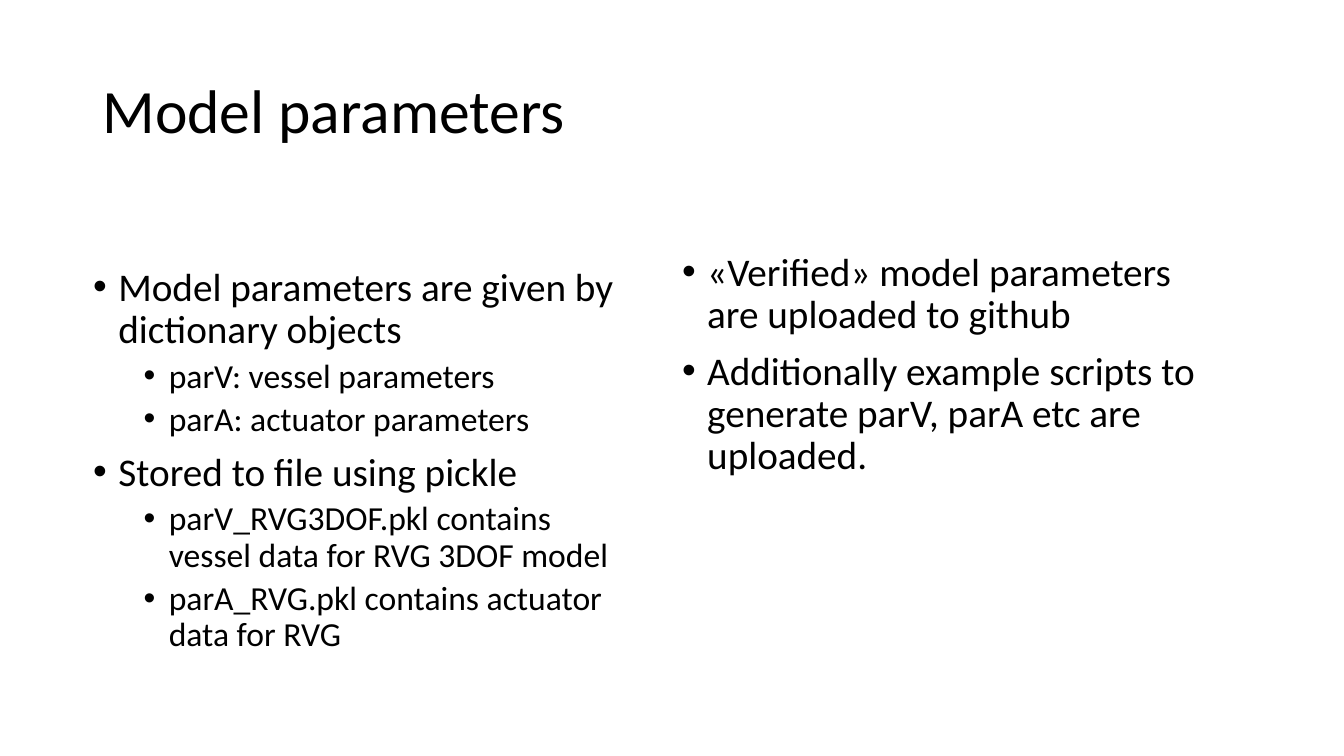
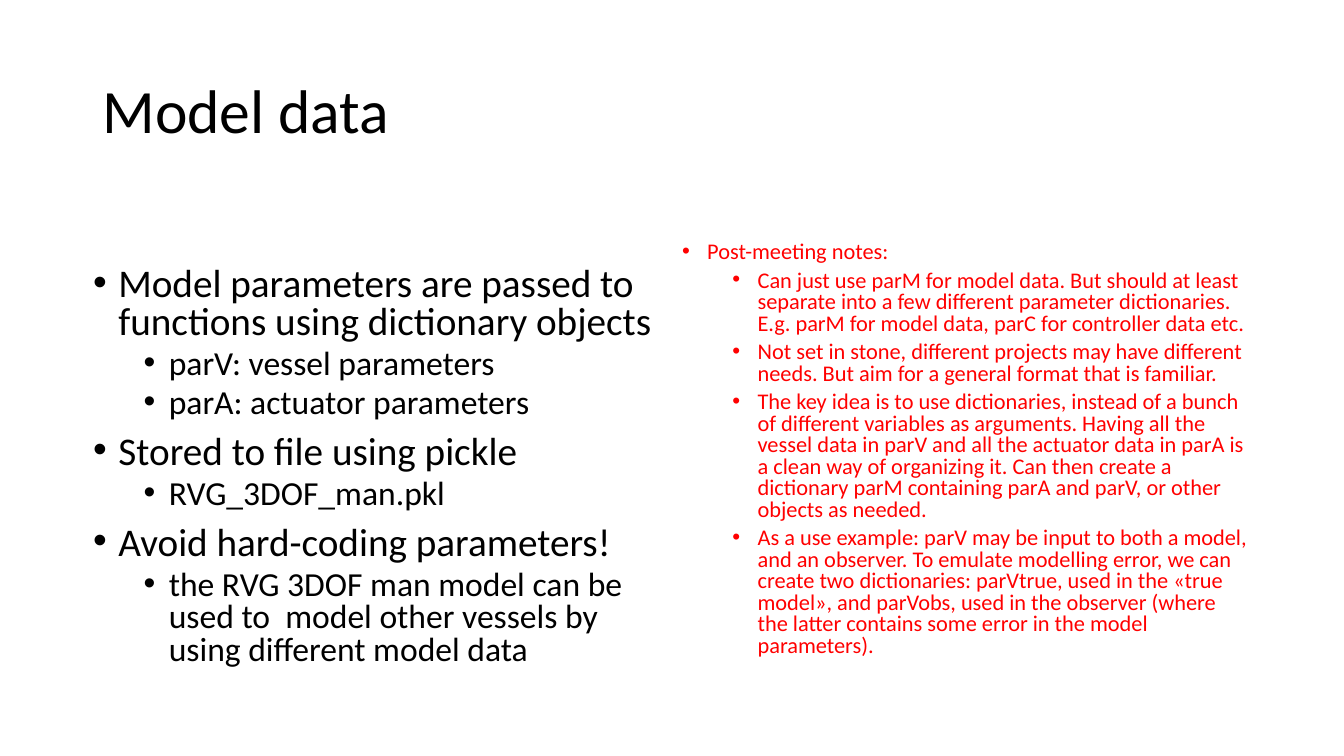
Before and after one commit to NTNU-MCS/MCSim_python, a slide deck: slide 8 of Documentation/Mcsim Python toolbox.pptx (slide 7 before the commit). Drawn at 1344x756 pixels with LibreOffice and Linux fonts; fonts in the diff are those of the drawing. Boxes give left, top, right and bottom in pixels: in the first picture for what was removed or moved away, otherwise in the second. Text is boxed around its words. In the diff, an @@ line names an element or a change of style, - is before the commit and + after.

```diff
--- a/Documentation/Mcsim Python toolbox.pptx
+++ b/Documentation/Mcsim Python toolbox.pptx
@@ title at [102, 90, 390, 134]: text changed @@
-Model parameters
+Model data
@@ text at [118, 269, 651, 342]: text changed @@
-• Model parameters are given by dictionary objects
+• Model parameters are passed to functions using dictionary objects
@@ text removed at [707, 258, 1194, 476] @@
-• «Verified» model parameters are uploaded to github
-• Additionally example scripts to generate parV, parA etc are uploaded.
@@ text added at [707, 243, 1247, 657], 16 pt, text #FF0000 @@
+• Post-meeting notes:
+  • Can just use parM for model data. But should at least separate into a few different parameter dictionaries. E.g. parM for model data, parC for controller data etc.
+  • Not set in stone, different projects may have different needs. But aim for a general format that is familiar.
+  • The key idea is to use dictionaries, instead of a bunch of different variables as arguments. Having all the vessel data in parV and all the actuator data in parA is a clean way of organizing it. Can then create a dictionary parM containing parA and parV, or other objects as needed.
+  • As a use example: parV may be input to both a model, and an observer. To emulate modelling error, we can create two dictionaries: parVtrue, used in the «true model», and parVobs, used in the observer (where the latter contains some error in the model parameters).
@@ text at [118, 351, 529, 472]: line spacing 0.9 to 0.8 @@
@@ text at [118, 481, 622, 667]: text changed @@
-  • parV_RVG3DOF.pkl contains vessel data for RVG 3DOF model
-  • parA_RVG.pkl contains actuator data for RVG
+  • RVG_3DOF_man.pkl
+• Avoid hard-coding parameters!
+  • the RVG 3DOF man model can be used to model other vessels by using different model data
```
Also in this commit, not shown: 2 other slides changed, 4 slides added, 3 slides removed.
